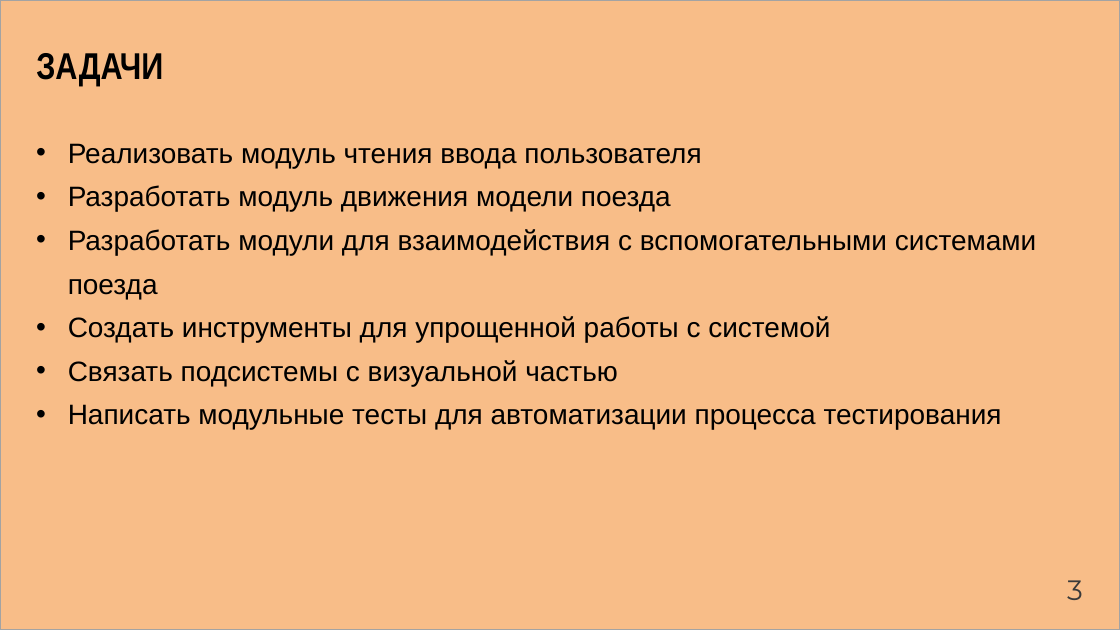
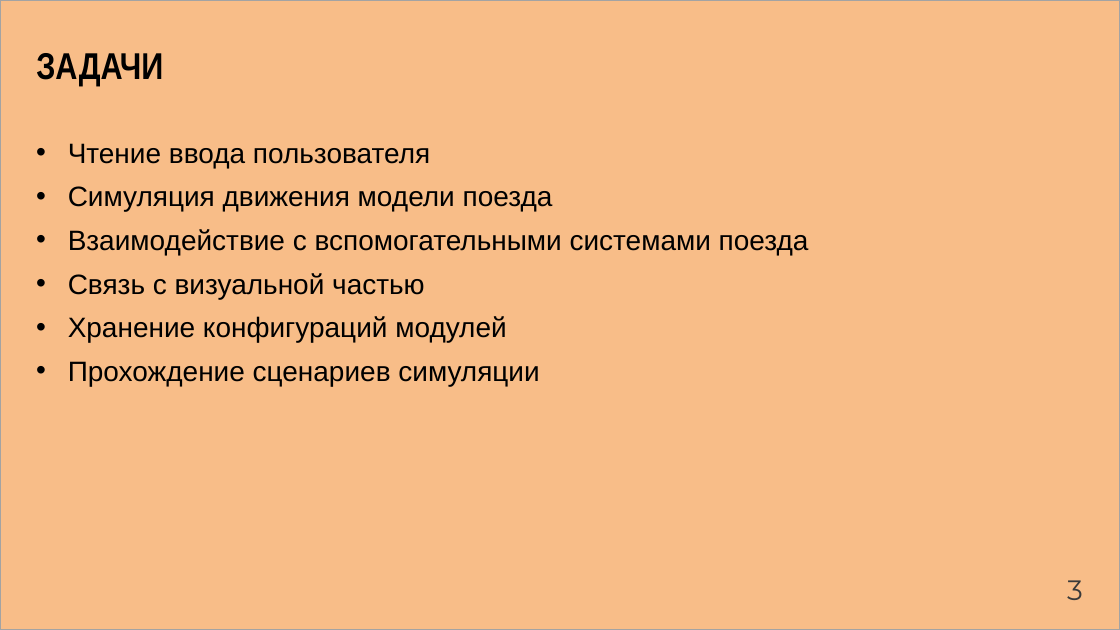
Before and after one commit to Artemor31/Files, a slide deck: slide 3 of Готовые части/NormPreza.pptx. Drawn at 1120x630 pixels with LibreOffice and Linux fonts; fonts in the diff are those of the drawing. Boxes give left, top, right and bottom in pixels: in the first picture for what was removed or moved away, otherwise in the second. Text is boxed around its words. In the diff, an @@ line names an element or a change of style, - is before the commit and + after.

```diff
--- a/Готовые части/NormPreza.pptx
+++ b/Готовые части/NormPreza.pptx
@@ text at bbox=[68, 143, 809, 386]: text changed @@
-• Реализовать модуль чтения ввода пользователя
-• Разработать модуль движения модели поезда
-• Разработать модули для взаимодействия с вспомогательными системами поезда
-• Создать инструменты для упрощенной работы с системой
-• Связать подсистемы с визуальной частью
-• Написать модульные тесты для автоматизации процесса тестирования
+• Чтение ввода пользователя
+• Симуляция движения модели поезда
+• Взаимодействие с вспомогательными системами поезда
+• Связь с визуальной частью
+• Хранение конфигураций модулей
+• Прохождение сценариев симуляции
```
Also in this commit, not shown: 8 other slides changed, 4 slides added, 4 slides removed, 2 other files.
